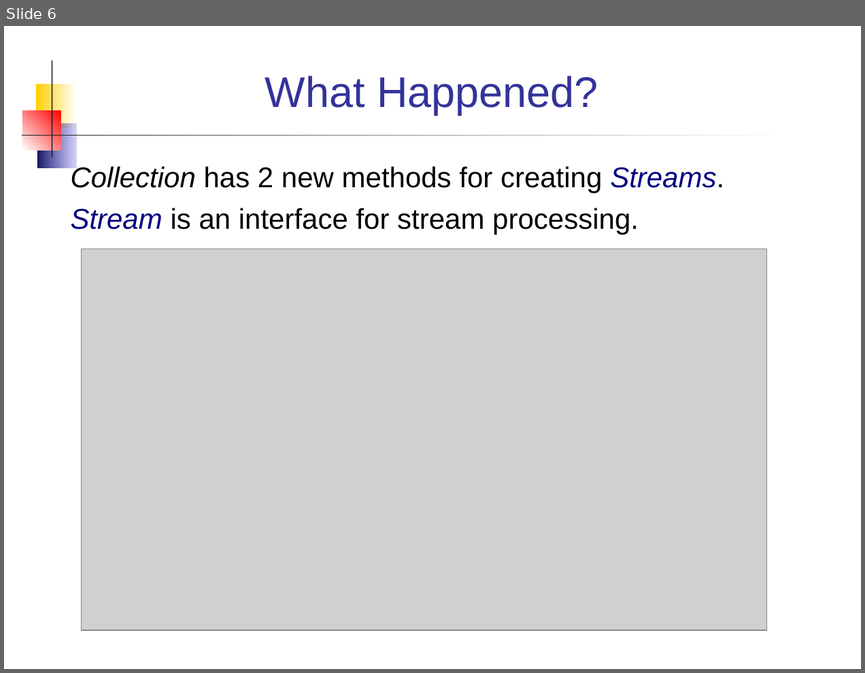
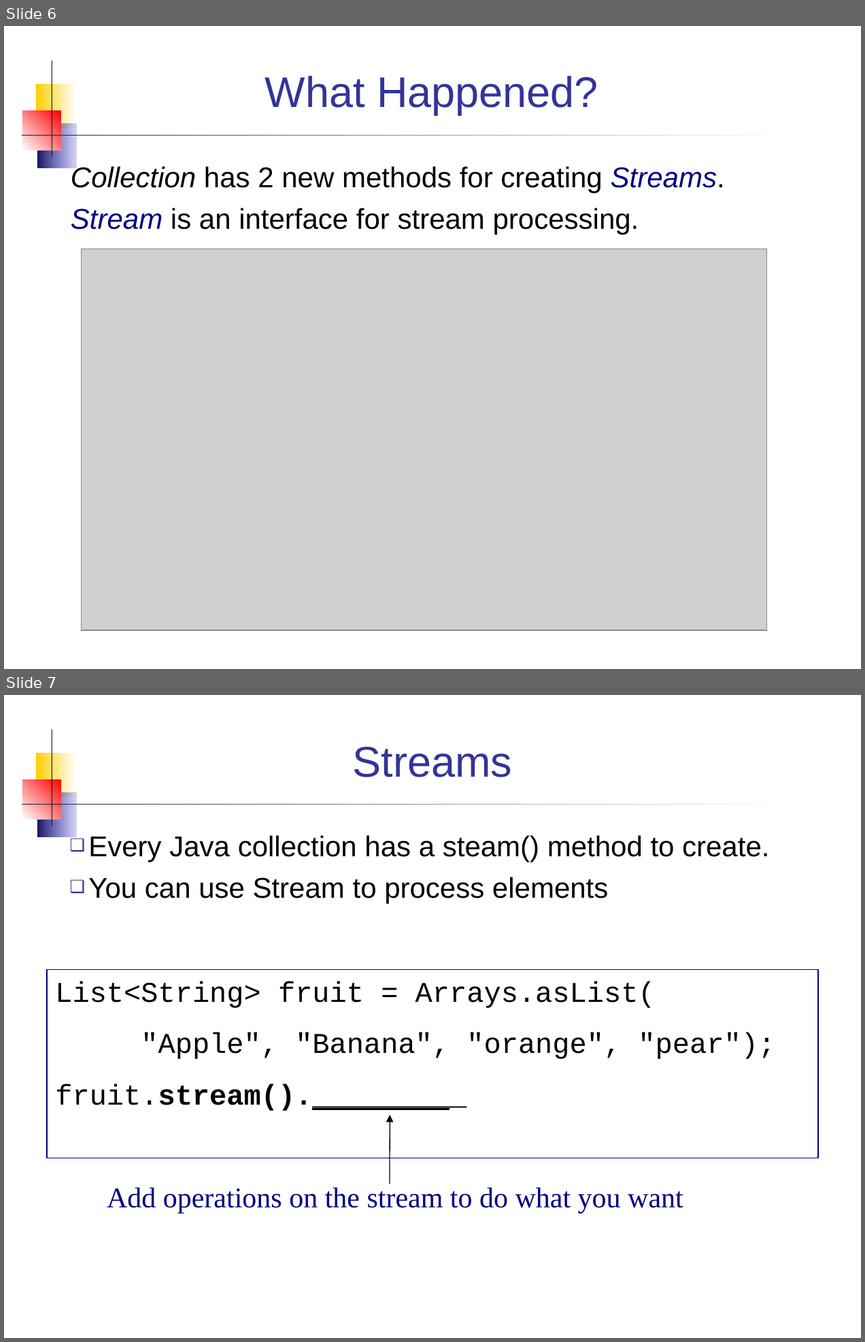
Before and after one commit to skeoop/skeoop.github.io, a slide deck: week14/Streams.ppt. Shown one above the other, each under a label of ours: slide 6 before the commit, slides 6 and 7 after it. The pictures are 865x673 and 865x1342 pixels, drawn with LibreOffice and Linux fonts; fonts in the diff are those of the drawing; grey boxes stand for pictures. Boxes give left, top, right and bottom in pixels: in the first picture for what was removed or moved away, otherwise in the second. Text is boxed around its words. In the diff, an @@ line names an element or a change of style, - is before the commit and + after.

Commit message:
Update Stream examples, update schedule

```diff
--- a/week14/Streams.ppt
+++ b/week14/Streams.ppt
@@ slide 7 added at [4, 695, 861, 1338], background #FFFFFF; not listed: 5 template elements that a slide beside it also shows @@
@@ title added at [353, 747, 512, 777], 36 pt, text #333399 @@
+Streams
@@ text added at [88, 835, 769, 903], 24 pt, text #000000 @@
+❑ Every Java collection has a steam() method to create.
+❑ You can use Stream to process elements
@@ rectangle added at [47, 969, 818, 1157], outline #000080 0.74 pt, 24 pt, text #000000 @@
+List<String> fruit = Arrays.asList(
+"Apple", "Banana", "orange", "pear");
+fruit.stream()._________
@@ arrow added from (390, 1183) to (390, 1115), #000000 0.74 pt @@
@@ text added at [107, 1187, 683, 1213], 24 pt, text #000080 @@
+Add operations on the stream to do what you want
```
Also in this commit, not shown: 9 other slides changed, 5 other slides added, 2 other files.
